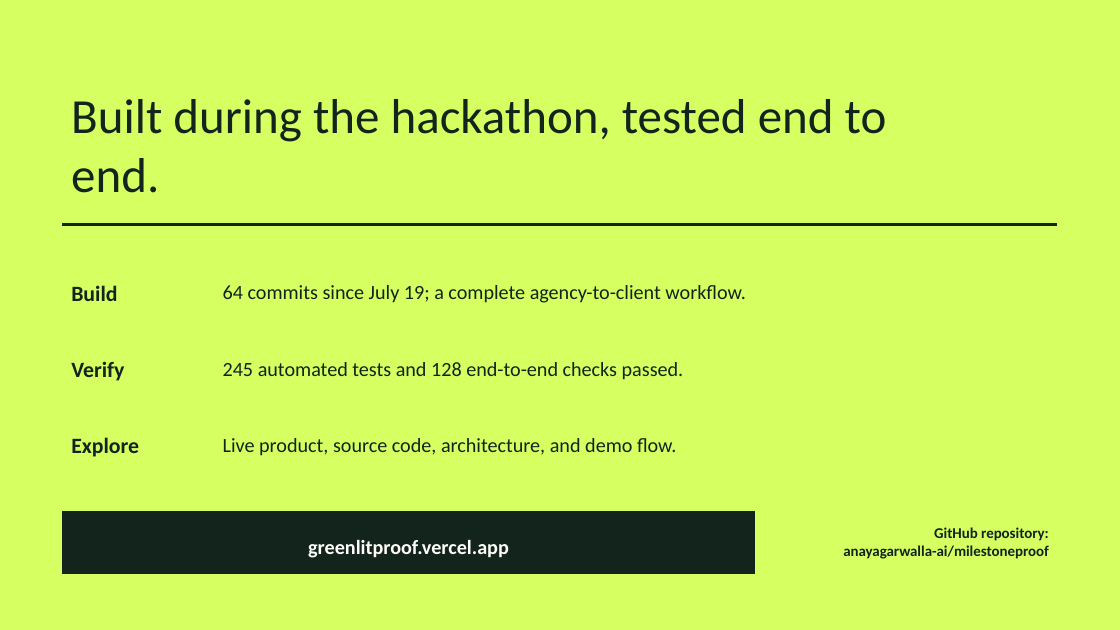
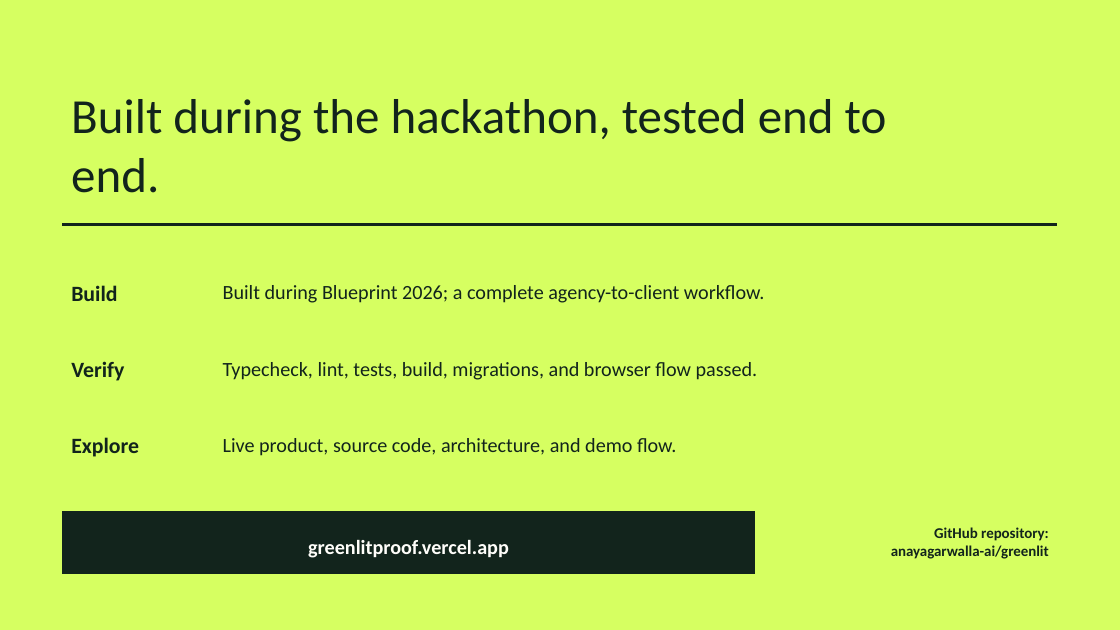
Before and after one commit to anayagarwalla-ai/greenlit, a slide deck: slide 8 of docs/hackathon/greenlit-blueprint-hackathon-deck.pptx. Drawn at 1120x630 pixels with LibreOffice and Linux fonts; fonts in the diff are those of the drawing. Boxes give left, top, right and bottom in pixels: in the first picture for what was removed or moved away, otherwise in the second. Text is boxed around its words. In the diff, an @@ line names an element or a change of style, - is before the commit and + after.

Commit message:
Prepare Greenlit hackathon release

```diff
--- a/docs/hackathon/greenlit-blueprint-hackathon-deck.pptx
+++ b/docs/hackathon/greenlit-blueprint-hackathon-deck.pptx
@@ text at <box>223,285,764,303</box>: text changed @@
-64 commits since July 19; a complete agency-to-client workflow.
+Built during Blueprint 2026; a complete agency-to-client workflow.
@@ text at <box>223,362,758,380</box>: text changed @@
-245 automated tests and 128 end-to-end checks passed.
+Typecheck, lint, tests, build, migrations, and browser flow passed.
@@ text at <box>891,545,1049,559</box>: text changed @@
-anayagarwalla-ai/milestoneproof
+anayagarwalla-ai/greenlit
```
Also in this commit, not shown: 2 other slides changed, 29 other files.
